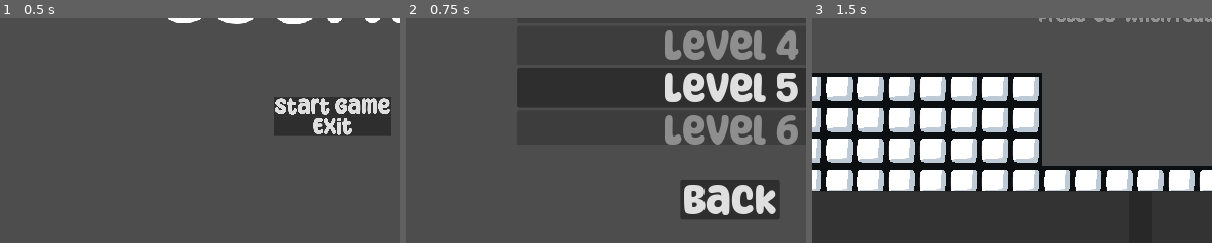
Above: before the commit, frames 1-3 (left to right).
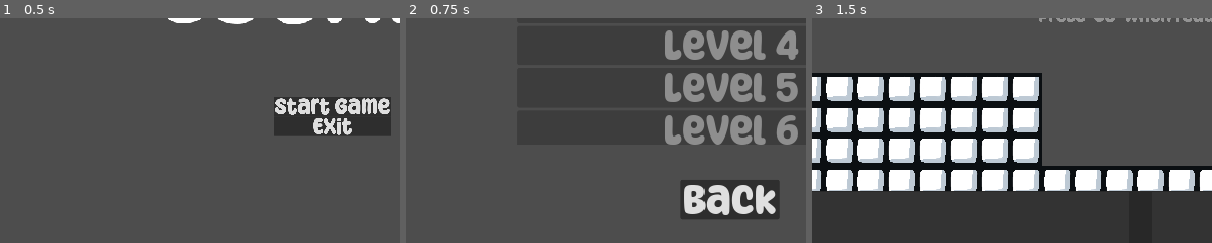
Above: after the commit, the same moments.

Repository: matt-neave/shapeEscape
Game: Godot game, scene res://scenes/menu.tscn
Two runs of this game, one before a commit and one after it. Both use one fixed random seed, a clock stepped at 60 frames per second and the inputs below.
Inputs:
- Up to frame 1 (0.5 s): no input
- Up to frame 2 (0.75 s): click "Start Game" at 0.5 s
- Up to frame 3 (1.5 s): click "Level 1" at 1.25 s
The pictures show only the part of the screen within x 10-60%, y 50-100%; the shares and areas given below are measured in that part.

Frame 1 is identical in both runs. In frame 2, 2.5% of the frame differs, in the area x 64-98%, y 24-38%; in frame 3, nothing differs.

Commit message:
Levels fix

Diff:
--- a/scripts/game_manager.gd
+++ b/scripts/game_manager.gd
@@ -49,7 +49,7 @@
 			[["right", 0, 0], ["left", 3, 1]],
 		],
 		"multipliers" = [3],
-		"unlocked" = true,
+		"unlocked" = false,
 	},
 	{ # level 6
 		"shapes" = [
@@ -81,7 +81,7 @@
 			[["none", 0, 0]]
 		],
 		"multipliers" = [2, 3, 3, 3, 4],
-		"unlocked" = true,
+		"unlocked" = false,
 	},
 	{
 		"shapes" = [
--- a/scripts/tile_draw_controller.gd
+++ b/scripts/tile_draw_controller.gd
@@ -242,4 +242,5 @@
 	active_shapes = []
 	undo_state = []
 	undo_actions = []
+	undo_blocks = []
 	active_shapes_stack = []
